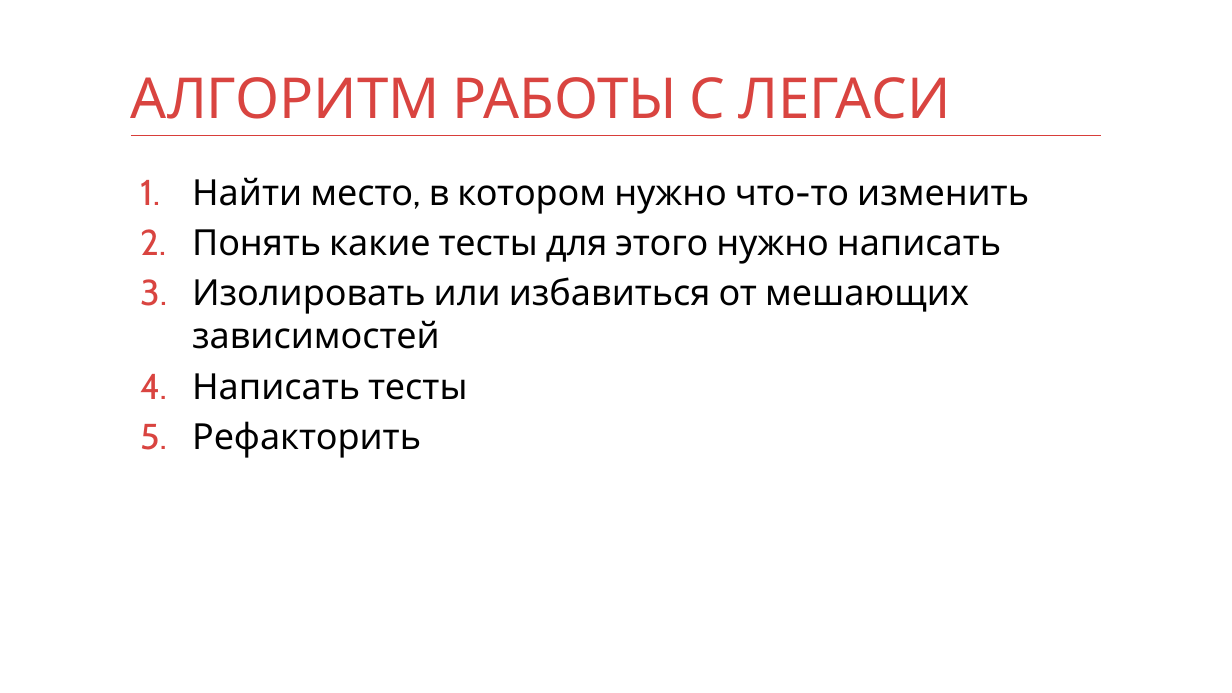
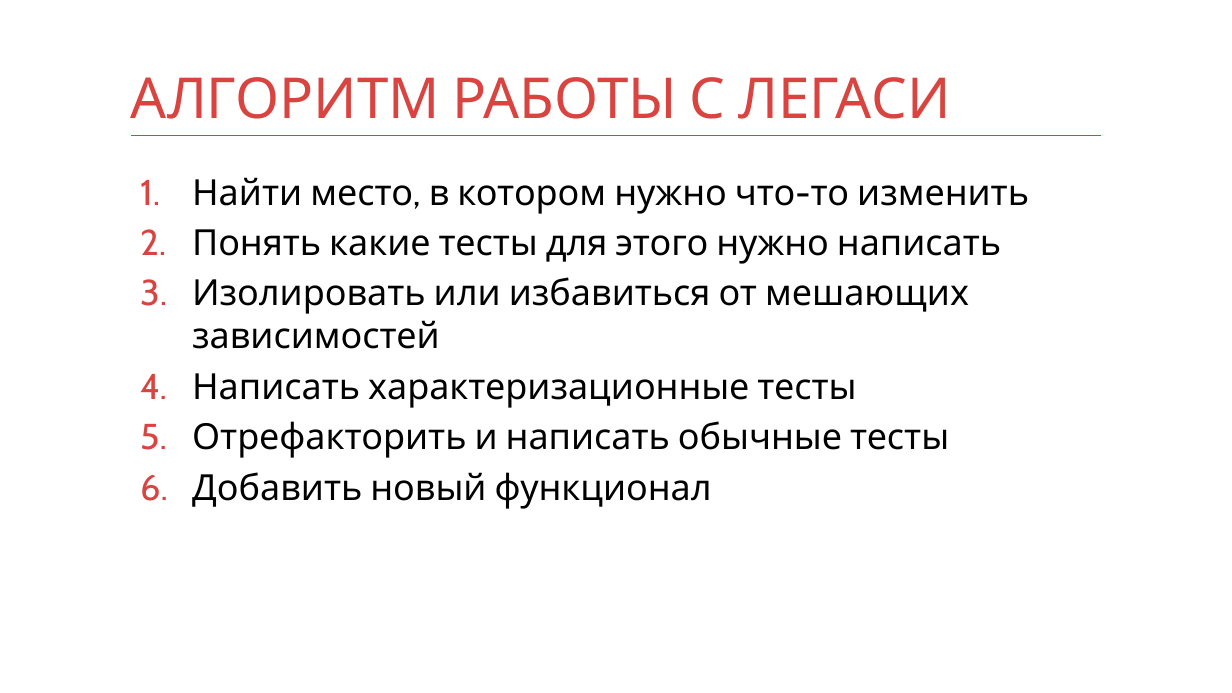
Before and after one commit to kontur-courses/legacy, a slide deck: slide 3 of legacy.pptx. Drawn at 1232x693 pixels with LibreOffice and Linux fonts; fonts in the diff are those of the drawing. Boxes give left, top, right and bottom in pixels: in the first picture for what was removed or moved away, otherwise in the second. Text is boxed around its words. In the diff, an @@ line names an element or a change of style, - is before the commit and + after.

```diff
--- a/legacy.pptx
+++ b/legacy.pptx
@@ text at [192, 373, 949, 509]: text changed @@
-4. Написать тесты
-5. Рефакторить
+4. Написать характеризационные тесты
+5. Отрефакторить и написать обычные тесты
+6. Добавить новый функционал
```
Also in this commit, not shown: 6 other slides changed, 2 slides added, 1 slide removed, 6 other files.
